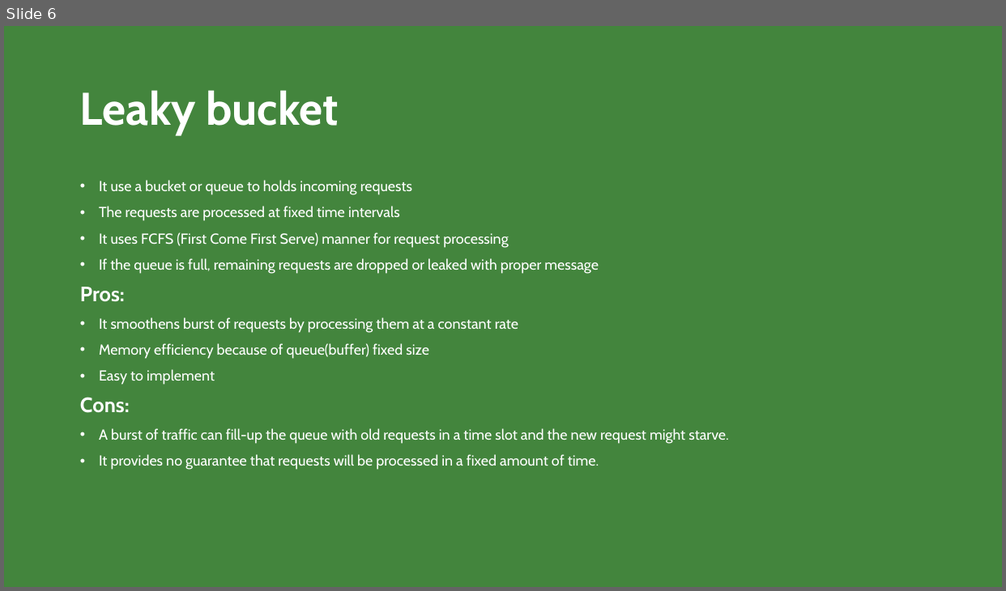
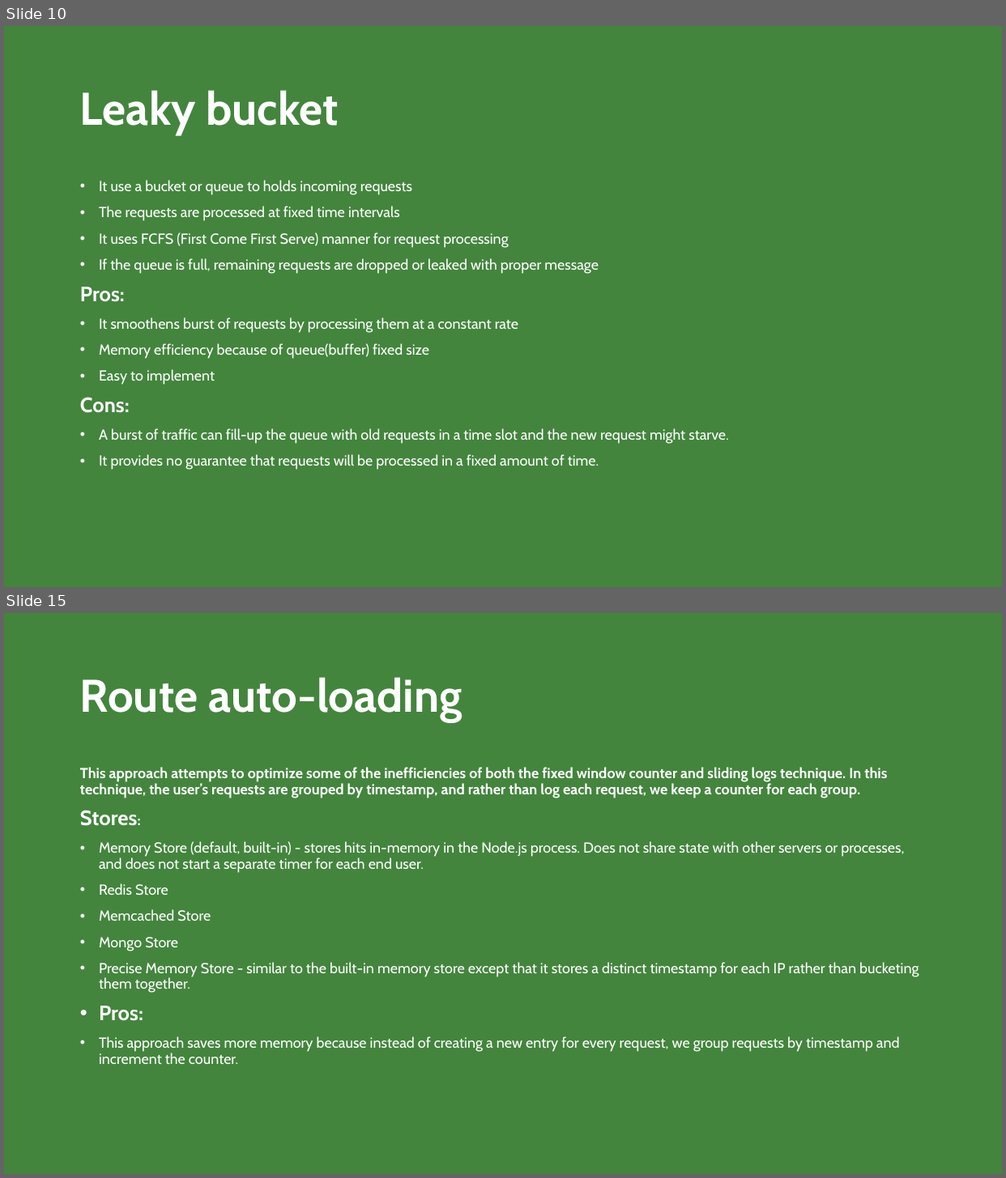
Before and after one commit to hamedhafezi/ppt, a slide deck: BK.pptx. Shown one above the other, each under a label of ours: slide 6 before the commit, slides 10 and 15 after it; the slides between them are not shown. The pictures are 1006x591 and 1006x1178 pixels, drawn with LibreOffice and Linux fonts; fonts in the diff are those of the drawing. Boxes give left, top, right and bottom in pixels: in the first picture for what was removed or moved away, otherwise in the second. Text is boxed around its words. In the diff, an @@ line names an element or a change of style, - is before the commit and + after.

```diff
--- a/BK.pptx
+++ b/BK.pptx
@@ slide 15 added at (x1=4, y1=613, x2=1002, y2=1174), background #43853D @@
@@ title added at (x1=80, y1=677, x2=462, y2=722), 44 pt, text #FFFFFF, bold @@
+Route auto-loading
@@ text added at (x1=80, y1=767, x2=918, y2=1064), 14 pt, text #FFFFFF @@
+This approach attempts to optimize some of the inefficiencies of both the fixed window counter and sliding logs technique. In this technique, the user’s requests are grouped by timestamp, and rather than log each request, we keep a counter for each group.
+Stores:
+• Memory Store (default, built-in) - stores hits in-memory in the Node.js process. Does not share state with other servers or processes, and does not start a separate timer for each end user.
+• Redis Store
+• Memcached Store
+• Mongo Store
+• Precise Memory Store - similar to the built-in memory store except that it stores a distinct timestamp for each IP rather than bucketing them together.
+• Pros:
+• This approach saves more memory because instead of creating a new entry for every request, we group requests by timestamp and increment the counter.
@@ what was slide 6 is now slide 10 @@
```
Also in this commit, not shown: 5 slides changed, 5 other slides added.
